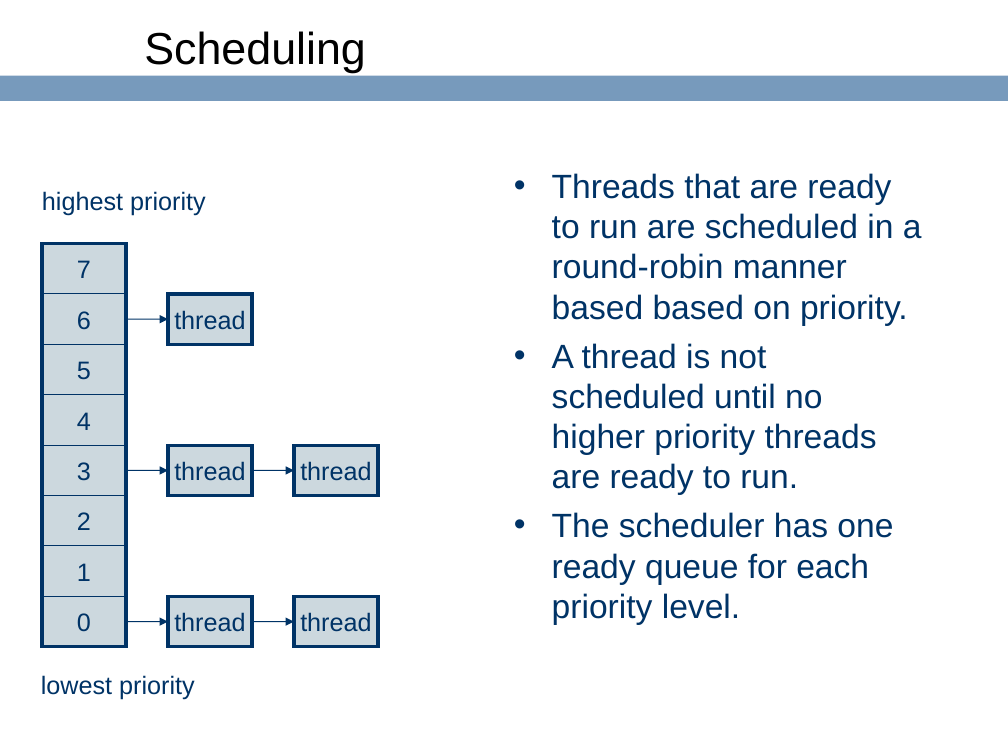
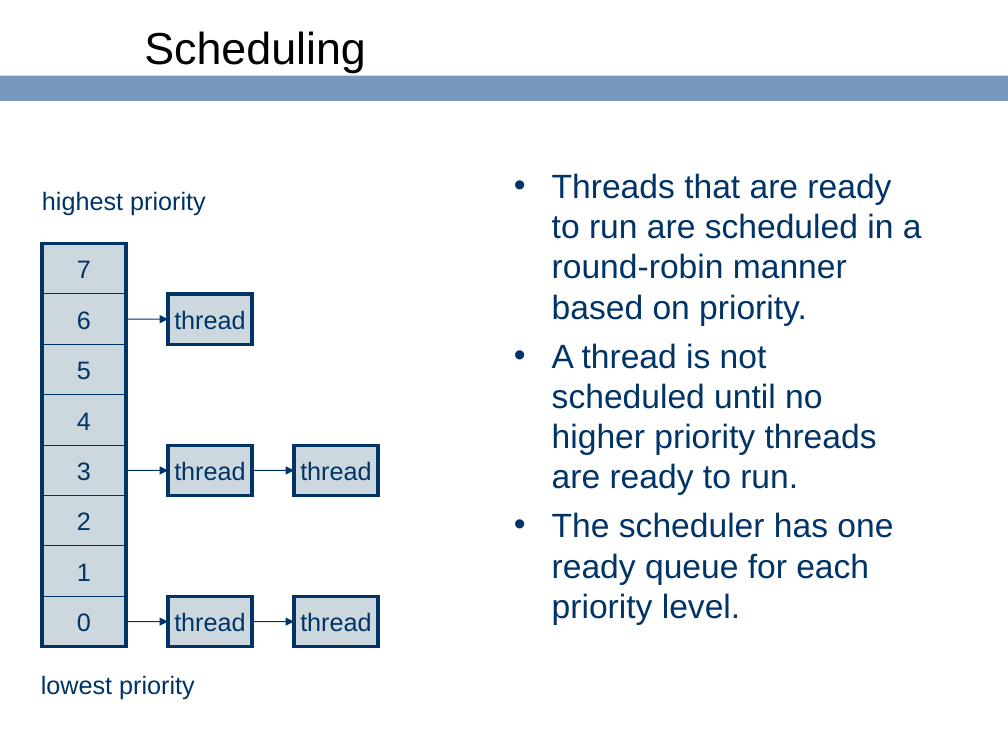
Before and after one commit to ringgaard/sanos, a slide deck: slide 53 of doc/sanostech.ppt (slide 52 before the commit). Drawn at 1008x756 pixels with LibreOffice and Linux fonts; fonts in the diff are those of the drawing; background and template pictures are left out. Boxes give left, top, right and bottom in pixels: in the first picture for what was removed or moved away, otherwise in the second. Text is boxed around its words. In the diff, an @@ line names an element or a change of style, - is before the commit and + after.

```diff
--- a/doc/sanostech.ppt
+++ b/doc/sanostech.ppt
@@ text at <box>552,173,922,326</box>: text changed @@
-• Threads that are ready to run are scheduled in a round-robin manner based based on priority.
+• Threads that are ready to run are scheduled in a round-robin manner based on priority.
```
Also in this commit, not shown: 11 other slides changed, 2 slides added, 1 other file.
